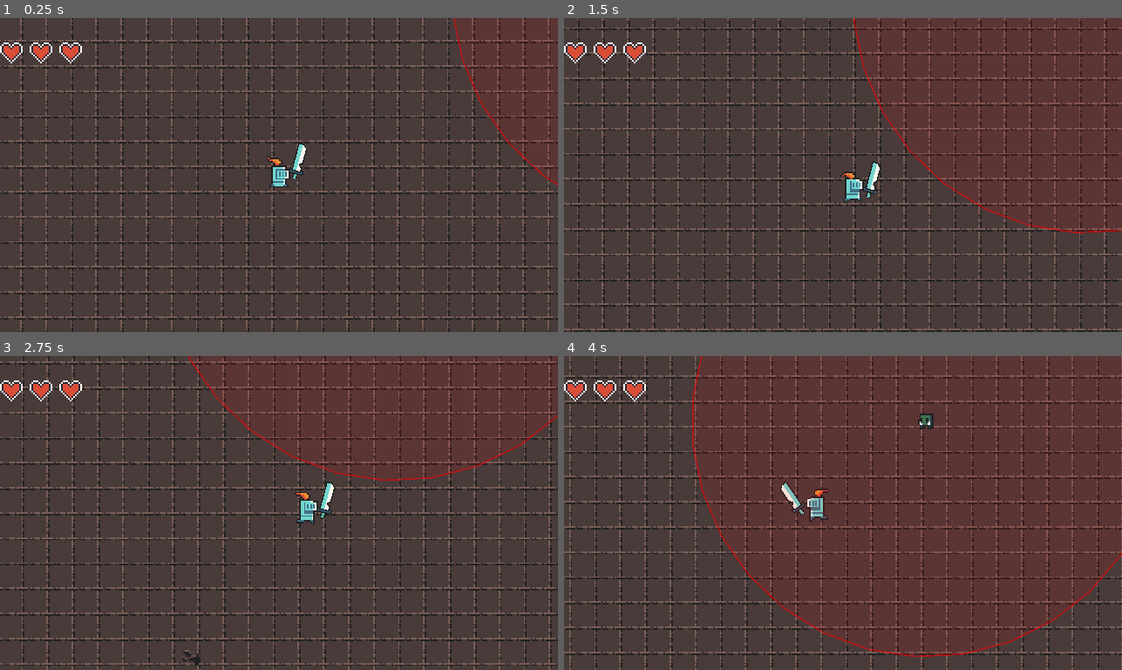
Above: before the commit, frames 1-4 (two rows, left to right).
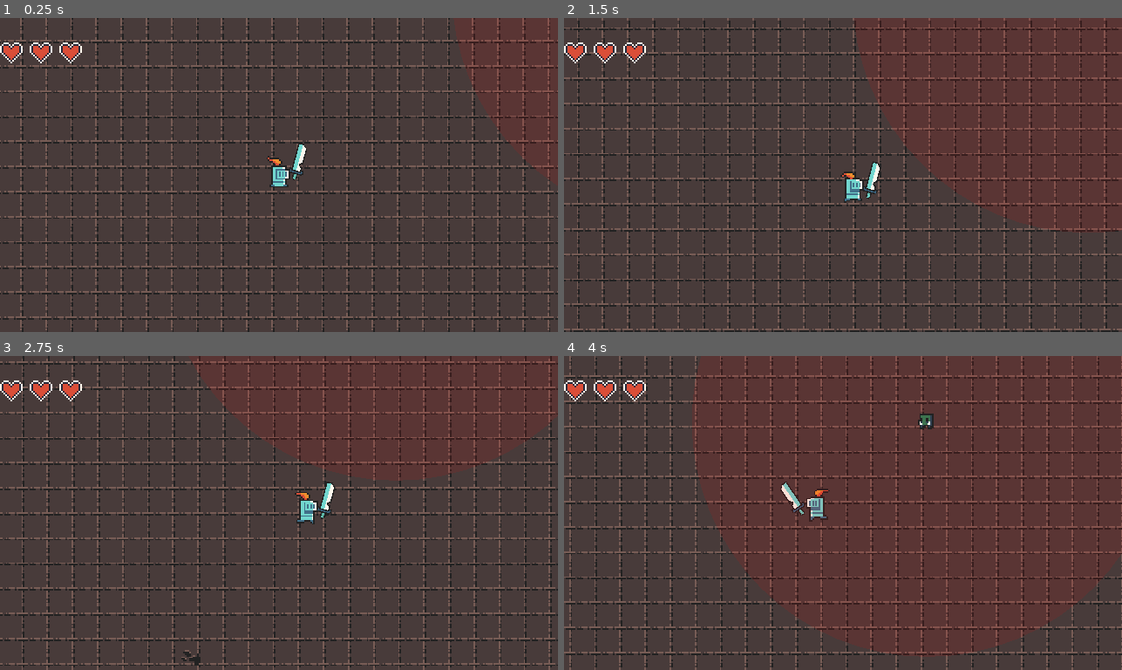
Above: after the commit, the same moments.

Repository: dadifr/Mobile_comp_Godot
Game: Godot game, scene res://scenes/world.tscn
Two runs of this game, one before a commit and one after it. Both use one fixed random seed, a clock stepped at 60 frames per second and the inputs below.
Inputs:
- Up to frame 1 (0.25 s): no input
- Up to frame 2 (1.5 s): hold Right (ui_right) 0.53-1.28 s; tap Space (attack) at 0.6, 1.35 s; hold Down (ui_down) from 1.28 s (still down)
- Up to frame 3 (2.75 s): release Down (ui_down) at 2.03 s; hold Right (ui_right) from 2.03 s (still down); tap Space (attack) at 2.1 s
- Up to frame 4 (4 s): release Right (ui_right) at 2.78 s; hold Up (ui_up) 2.78-3.53 s; tap Space (attack) at 2.85, 3.6 s; hold Left (ui_left) from 3.53 s (still down)

The runs differ from the first frame. In frame 1, 0.2% of the frame differs, in the area x 81-100%, y 0-54%; in frame 2, 0.3%; in frame 3, 0.4%; in frame 4, 0.6%, in the area x 22-100%, y 0-96%.

Commit message:
Mob fix
fixati bug sul mob per il quale si attacca al player

Diff:
--- a/scripts/goblin.gd
+++ b/scripts/goblin.gd
@@ -7,25 +7,25 @@
 @export var max_health = 3
 @export var damage = 1
 @export var knockback_force = 250.0
+@export var attack_cooldown_time = 1.5 # Tempo in cui sta fermo dopo l'attacco
 
 # --- VARIABILI INTERNE ---
 var current_health = 3
 var is_hurt = false
 var player = null
 
-# Variabili per la pattuglia
+# --- FIX: VARIABILE DI STATO ATTACCO ---
+var is_attacking = false # Se è vero, il mob è "congelato" post-attacco
+
+# Variabili Pattuglia e Investigazione
 var move_direction = Vector2.ZERO
 var roam_timer = 0.0
 var time_to_next_move = 0.0
-
-# --- VARIABILI PER L'INVESTIGAZIONE ---
 var is_investigating = false
 var investigation_timer = 0.0
 var investigation_duration = 2.0
 var was_chasing = false
-
-# --- NUOVA VARIABILE PER GUARDARE A DESTRA/SINISTRA ---
-var look_timer = 0.0 # Timer per scattare la testa
+var look_timer = 0.0
 
 @onready var anim = $AnimatedSprite2D
 
@@ -34,69 +34,62 @@
 	pick_new_state()
 
 func _draw():
-	# Debug Visivo
 	draw_circle(Vector2.ZERO, detection_range, Color(1, 0, 0, 0.1))
-	draw_arc(Vector2.ZERO, detection_range, 0, TAU, 32, Color(1, 0, 0, 0.5), 1.0)
 
 func _physics_process(delta):
-	# 1. GESTIONE KNOCKBACK
+	# 1. GESTIONE KNOCKBACK (Priorità Massima)
 	if is_hurt:
 		velocity = velocity.move_toward(Vector2.ZERO, 800 * delta)
 		move_and_slide()
 		return
 
-	# 2. CERCA IL GIOCATORE
+	# --- 2. FIX: GESTIONE ATTACCO CON RINCULO ---
+	if is_attacking:
+		# NON forziamo velocity a zero qui.
+		# Lasciamo che sia la funzione attack_player a decidere se spingerci indietro o fermarci.
+		move_and_slide()
+		return # Usciamo per non fare calcoli di inseguimento
+
+	# 3. CERCA IL GIOCATORE
 	if player == null:
 		player = get_parent().get_node_or_null("Player")
 
 	if player != null:
 		var distance = global_position.distance_to(player.global_position)
 
-		# --- CASO A: TI VEDE (INSEGUIMENTO) ---
+		# --- CASO A: INSEGUIMENTO ---
 		if distance < detection_range:
 			var direction = (player.global_position - global_position).normalized()
 			velocity = direction * speed
-
 			was_chasing = true
 			is_investigating = false
 
-		# --- CASO B: SEI LONTANO ---
+		# --- CASO B: PATTUGLIA/INVESTIGAZIONE ---
 		else:
 			if was_chasing:
 				start_investigation()
 				was_chasing = false
 
 			if is_investigating:
-				# --- LOGICA "CONFUSO" (NUOVA) ---
-				velocity = Vector2.ZERO # Sta fermo
-
-				# Conto alla rovescia generale (2 secondi totali)
+				velocity = Vector2.ZERO
 				investigation_timer -= delta
-
-				# Conto alla rovescia per girare la testa (0.5 secondi)
 				look_timer -= delta
 				if look_timer <= 0:
-					# Inverti la direzione attuale (se era destra diventa sinistra, e viceversa)
 					anim.flip_h = !anim.flip_h
-					# Resetta il timer per il prossimo scatto
 					look_timer = 0.5
 
-				# Se il tempo totale è scaduto, torna a pattugliare
 				if investigation_timer <= 0:
 					is_investigating = false
 					pick_new_state()
-
 			else:
-				# Logica Pattuglia Classica
 				roam_timer += delta
 				if roam_timer >= time_to_next_move:
 					pick_new_state()
 				velocity = move_direction * patrol_speed
 
-	# 3. GESTIONE ANIMAZIONI
+	# 4. GESTIONE ANIMAZIONI
 	if velocity.length() > 0:
 		anim.play("walk")
-		# Gira lo sprite in base al movimento (solo se NON sta investigando)
 		if not is_investigating:
 			if velocity.x < 0:
 				anim.flip_h = true
@@ -105,23 +98,56 @@
 	else:
 		anim.play("idle")
 
-	# 4. MOVIMENTO E COLLISIONI
+	# 5. MOVIMENTO E COLLISIONI
 	move_and_slide()
 
+	# Controllo collisioni per attaccare
 	for i in get_slide_collision_count():
 		var collision = get_slide_collision(i)
 		var collider = collision.get_collider()
-		if collider.name == "Player" and collider.has_method("take_damage"):
-			collider.take_damage(damage, global_position)
 
-# --- FUNZIONI DI SUPPORTO ---
+		# Se tocca il player E NON sta già attaccando
+		if collider.name == "Player" and not is_attacking:
+			if collider.has_method("take_damage"):
+				attack_player(collider)
 
+# --- FUNZIONE ATTACCO AGGIORNATA ---
+func attack_player(target):
+	# 1. Blocchiamo l'AI
+	is_attacking = true
+
+	# 2. CALCOLO RINCULO (Molto più leggero)
+	var recoil_direction = (global_position - target.global_position).normalized()
+
+	# PRIMA ERA: 150. ADESSO PROVIAMO: 60 (Un passetto piccolo)
+	velocity = recoil_direction * 60
+
+	# 3. Infliggi danno
+	target.take_damage(damage, global_position)
+
+	# 4. FASE DI RINCULO (Molto più breve)
+	# PRIMA ERA: 0.2s. ADESSO PROVIAMO: 0.1s (Appena un istante per staccarsi)
+	await get_tree().create_timer(0.1).timeout
+
+	# 5. FASE DI STOP
+	velocity = Vector2.ZERO
+	anim.play("idle")
+
+	# Calcoliamo il tempo rimanente del cooldown
+	# Sottraiamo il 0.1 che abbiamo appena aspettato
+	var remaining_cooldown = attack_cooldown_time - 0.1
+	if remaining_cooldown > 0:
+		await get_tree().create_timer(remaining_cooldown).timeout
+
+	# 6. Sblocca il mob
+	is_attacking = false
+
+# --- LE ALTRE FUNZIONI RIMANGONO UGUALI ---
 func start_investigation():
 	is_investigating = true
 	investigation_timer = investigation_duration
-	look_timer = 0.5 # Aspetta mezzo secondo prima di girarsi la prima volta
+	look_timer = 0.5
 	velocity = Vector2.ZERO
-	print("Dove è andato??")
 
 func pick_new_state():
 	roam_timer = 0.0
@@ -142,8 +168,7 @@
 	await get_tree().create_timer(0.2).timeout
 	modulate = Color(1, 1, 1)
 	is_hurt = false
-
-	was_chasing = true # Se colpito, si allerta
+	was_chasing = true
 
 	if current_health <= 0:
 		die()
